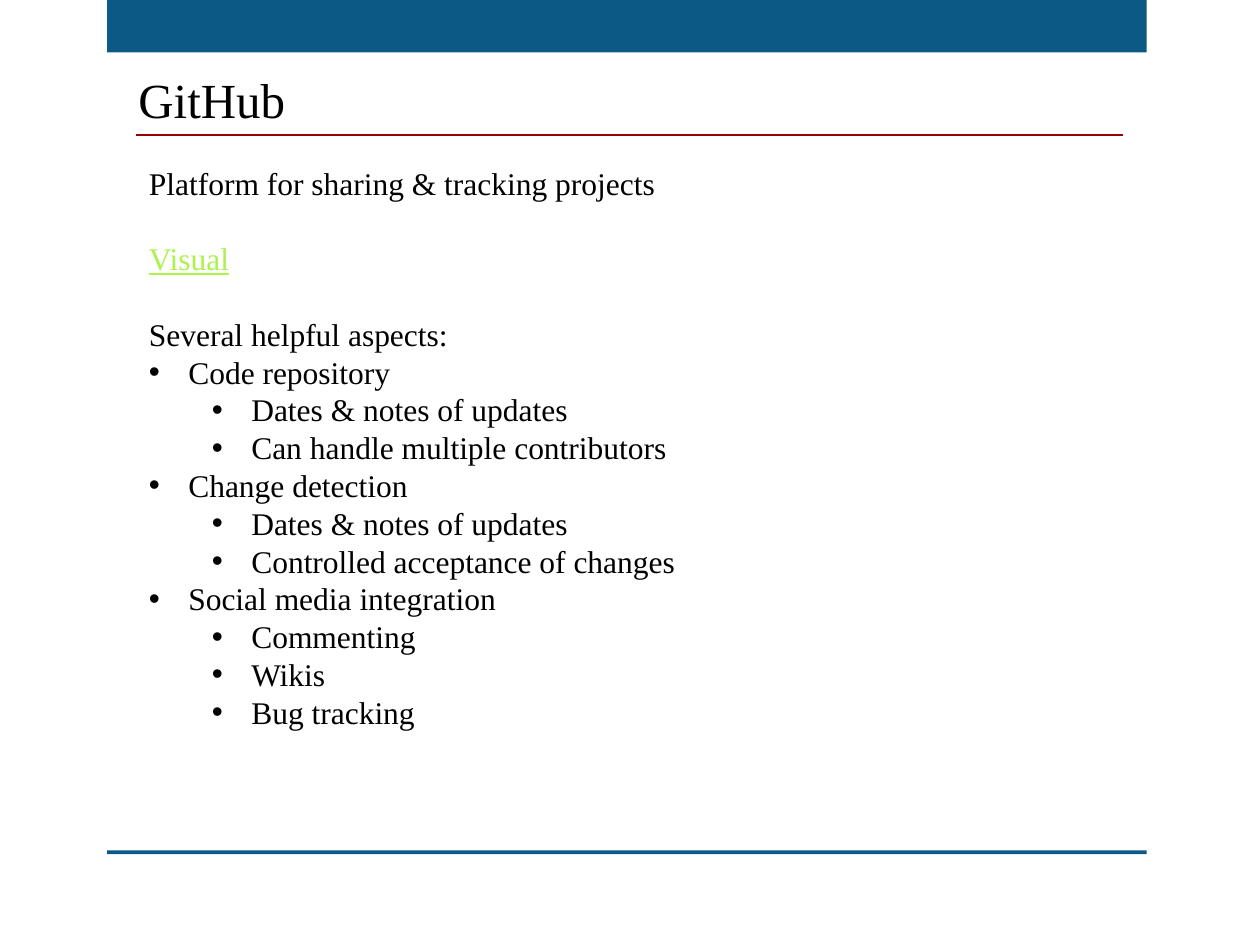
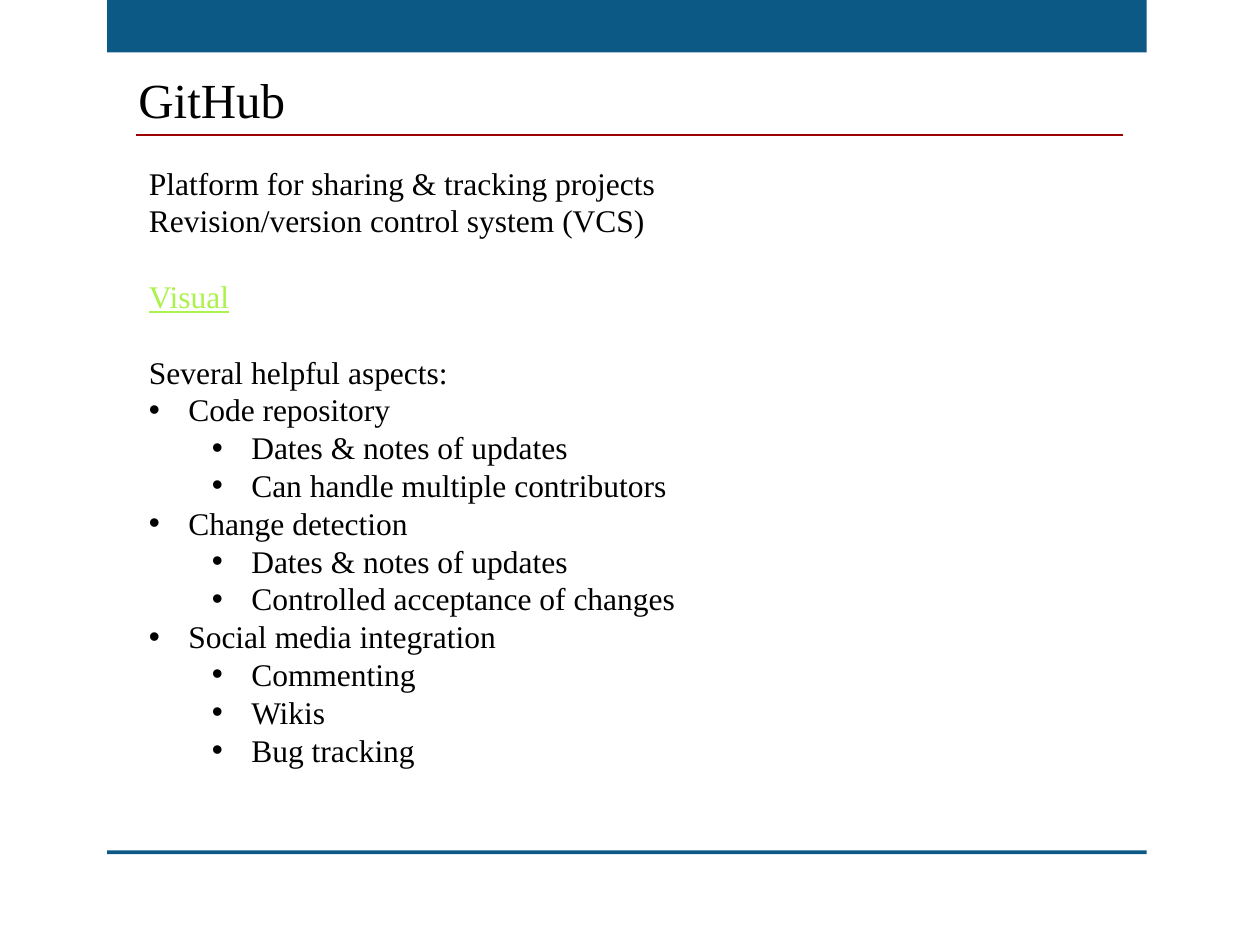
Before and after one commit to kansasgis/GithubWebinar_2015, a slide deck: slide 6 of MAGIC_GitHub_Webinar.pptx (slide 2 before the commit). Drawn at 1260x945 pixels with LibreOffice and Linux fonts; fonts in the diff are those of the drawing; background and template pictures are left out. Boxes give left, top, right and bottom in pixels: in the first picture for what was removed or moved away, otherwise in the second. Text is boxed around its words. In the diff, an @@ line names an element or a change of style, - is before the commit and + after.

```diff
--- a/MAGIC_GitHub_Webinar.pptx
+++ b/MAGIC_GitHub_Webinar.pptx
@@ text at box(149, 210, 644, 239): paragraph added @@
+Revision/version control system (VCS)
```
Also in this commit, not shown: 1 other slide changed, 4 slides added.
